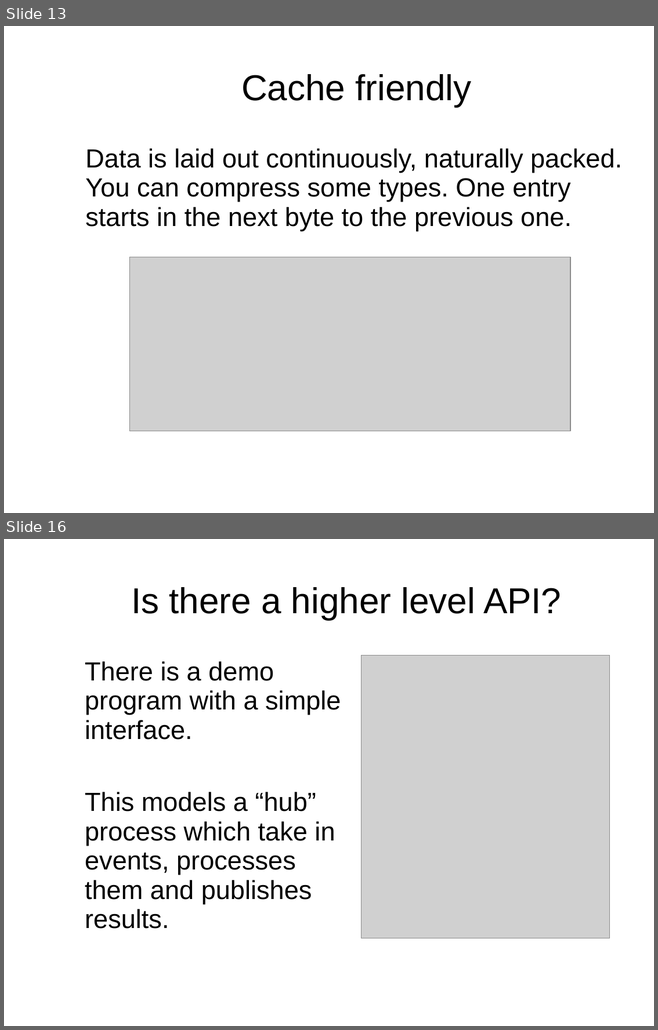
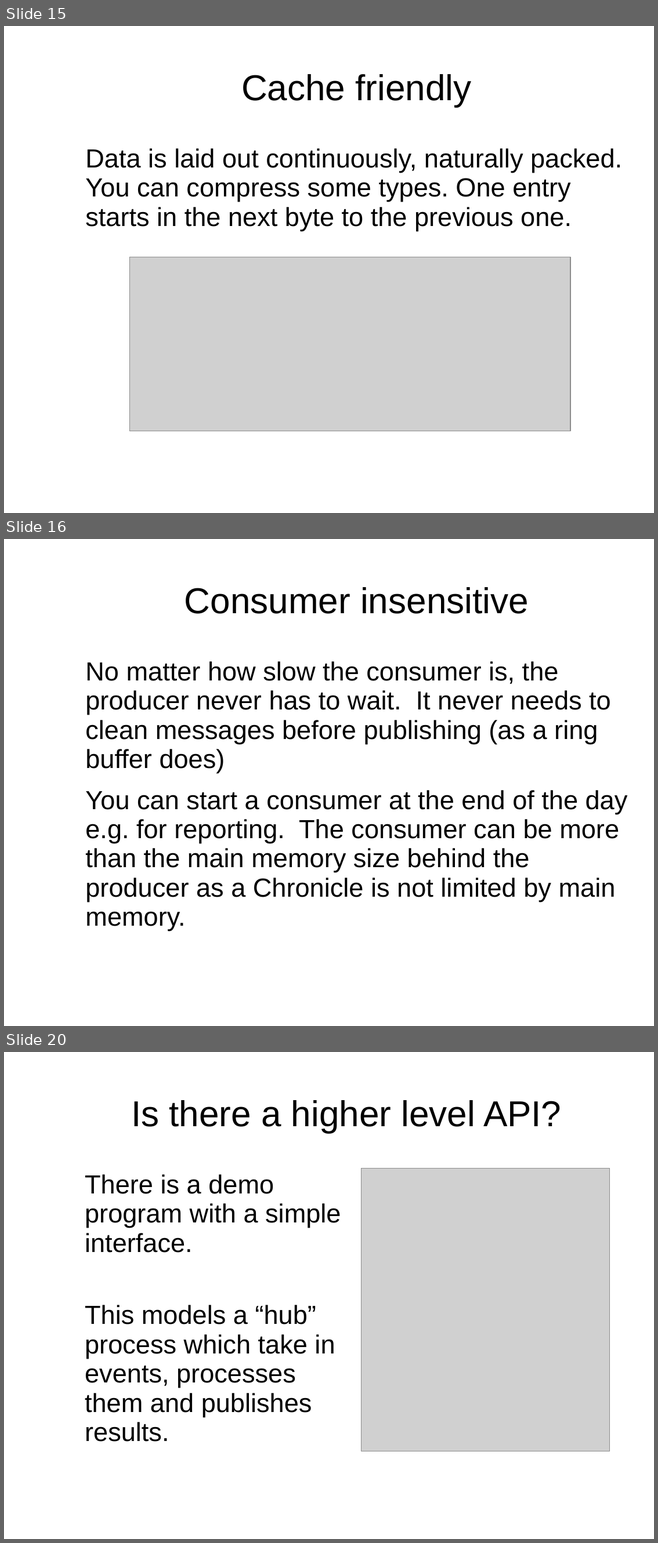
Before and after one commit to Vanilla-Java/Presentations, a slide deck: Introduction to Chronicle.ppt. Shown one above the other, each under a label of ours: slides 13 and 16 before the commit, slides 15, 16 and 20 after it; the slides between them are not shown. The pictures are 658x1030 and 658x1543 pixels, drawn with LibreOffice and Linux fonts; fonts in the diff are those of the drawing; grey boxes stand for pictures; background and template pictures are left out. Boxes give left, top, right and bottom in pixels: in the first picture for what was removed or moved away, otherwise in the second. Text is boxed around its words. In the diff, an @@ line names an element or a change of style, - is before the commit and + after.

```diff
--- a/Introduction to Chronicle.ppt
+++ b/Introduction to Chronicle.ppt
@@ slide 16 added at <box>4,539,654,1026</box>, background picture (left out) @@
@@ title added at <box>184,587,528,614</box>, 44 pt, text #000000 @@
+Consumer insensitive
@@ text added at <box>85,661,628,931</box>, 32 pt, text #000000 @@
+No matter how slow the consumer is, the producer never has to wait. It never needs to clean messages before publishing (as a ring buffer does)
+You can start a consumer at the end of the day e.g. for reporting. The consumer can be more than the main memory size behind the producer as a Chronicle is not limited by main memory.
@@ what was slide 13 is now slide 15 @@
@@ what was slide 16 is now slide 20 @@
```
Also in this commit, not shown: 13 slides changed, 4 other slides added, 1 slide removed, 1 other file.
